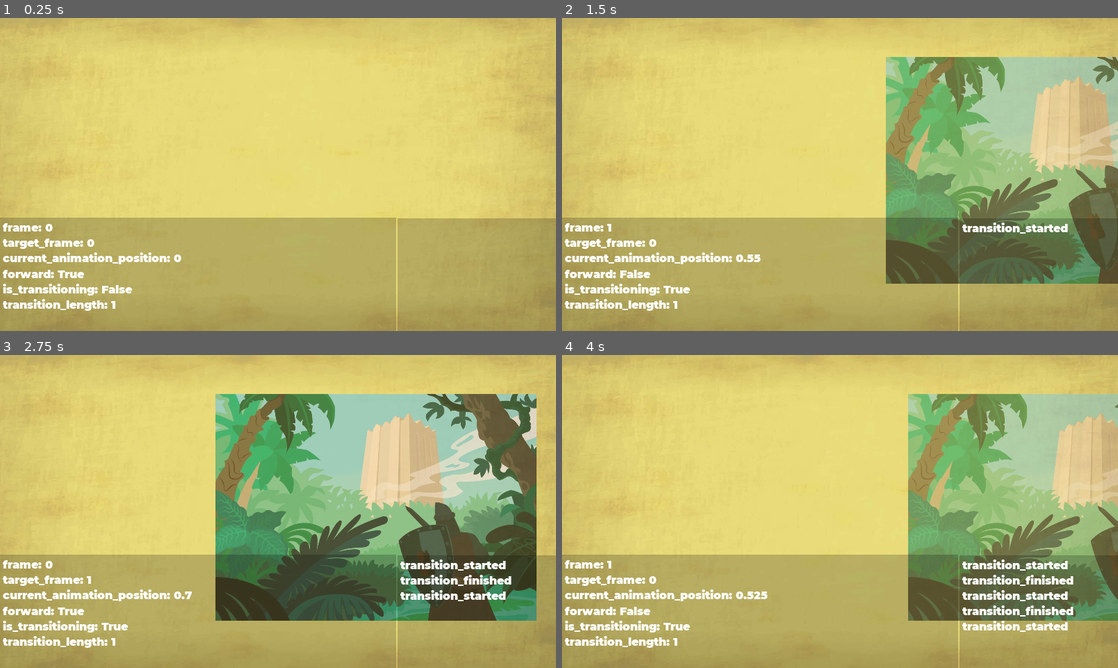
Above: before the commit, frames 1-4 (two rows, left to right).
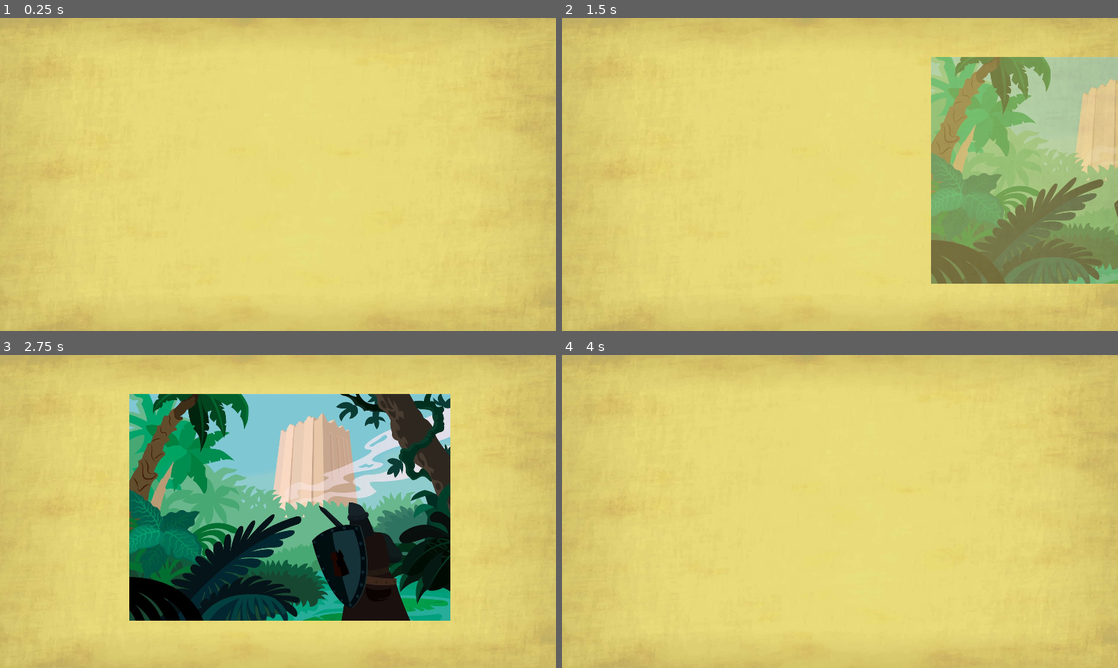
Above: after the commit, the same moments.

Repository: noidexe/godotinteractivecomicplugin
Game: Godot game, scene res://intcom/scenes/Comic.tscn
Same seed, same stepped clock (60 frames per second), same inputs: the game is played once before the commit and once after it. The project has no main scene, so this scene is started directly.
Inputs:
- Up to frame 1 (0.25 s): no input
- Up to frame 2 (1.5 s): tap Enter at 0.5 s; hold Right (ui_right) 0.53-1.28 s; hold Left (ui_left) from 1.28 s (still down)
- Up to frame 3 (2.75 s): release Left (ui_left) at 2.03 s; hold Right (ui_right) from 2.03 s (still down)
- Up to frame 4 (4 s): tap Space at 3.5 s; release Right (ui_right) at 3.53 s; hold Left (ui_left) from 3.53 s (still down)

The runs differ from the first frame. In frame 1, 36% of the frame differs, in the area x 0-100%, y 63-100%; in frame 2, 51%; in frame 3, 73%, in the area x 0-100%, y 12-100%; in frame 4, 55%.
Error after the commit: Invalid call. Nonexistent function 'has_script_signal' in base 'Nil'. (res://intcom/debug/PropertyViewer.gd:65)

Commit message:
subtransitions wip

Diff:
--- a/src/intcom/scenes/Comic.tscn
+++ b/src/intcom/scenes/Comic.tscn
@@ -11,6 +11,8 @@
 [ext_resource path="res://demo/images/1-1.jpg" type="Texture" id=9]
 [ext_resource path="res://intcom/scripts/Transition.gd" type="Script" id=10]
 [ext_resource path="res://intcom/debug/PropertyViewer.tscn" type="PackedScene" id=11]
+[ext_resource path="res://intcom/scenes/Panel.tscn" type="PackedScene" id=12]
+[ext_resource path="res://intcom/scenes/Panel2.tscn" type="PackedScene" id=13]
 
 [sub_resource type="Animation" id=1]
 resource_name = "transitions"
@@ -238,10 +240,70 @@
 tracks/18/imported = false
 tracks/18/enabled = true
 tracks/18/keys = {
-"times": PoolRealArray( 0, 1, 4, 5 ),
-"transitions": PoolRealArray( 1, 1, 1, 1 ),
-"update": 0,
-"values": [ 1.0, 0.4, 2.0, 0.5 ]
+"times": PoolRealArray( 1, 4, 5 ),
+"transitions": PoolRealArray( 1, 1, 1 ),
+"update": 0,
+"values": [ 0.4, 2.0, 0.5 ]
+}
+tracks/19/type = "value"
+tracks/19/path = NodePath("P6:position")
+tracks/19/interp = 1
+tracks/19/loop_wrap = true
+tracks/19/imported = false
+tracks/19/enabled = true
+tracks/19/keys = {
+"times": PoolRealArray( 0, 5, 6 ),
+"transitions": PoolRealArray( 1, -2, 1 ),
+"update": 0,
+"values": [ Vector2( 447.142, 1117.85 ), Vector2( 447.142, 1117.85 ), Vector2( 447.142, 152.219 ) ]
+}
+tracks/20/type = "value"
+tracks/20/path = NodePath("P6:modulate")
+tracks/20/interp = 1
+tracks/20/loop_wrap = true
+tracks/20/imported = false
+tracks/20/enabled = true
+tracks/20/keys = {
+"times": PoolRealArray( 0, 5, 5.5 ),
+"transitions": PoolRealArray( 1, 1, 1 ),
+"update": 0,
+"values": [ Color( 1, 1, 1, 0 ), Color( 1, 1, 1, 0 ), Color( 1, 1, 1, 1 ) ]
+}
+tracks/21/type = "value"
+tracks/21/path = NodePath(".:subtransition_target")
+tracks/21/interp = 1
+tracks/21/loop_wrap = true
+tracks/21/imported = false
+tracks/21/enabled = false
+tracks/21/keys = {
+"times": PoolRealArray( 2, 6 ),
+"transitions": PoolRealArray( 1, 1 ),
+"update": 1,
+"values": [ NodePath("P2"), NodePath("P6") ]
+}
+tracks/22/type = "value"
+tracks/22/path = NodePath("P2:position")
+tracks/22/interp = 1
+tracks/22/loop_wrap = true
+tracks/22/imported = false
+tracks/22/enabled = true
+tracks/22/keys = {
+"times": PoolRealArray( 0, 1.5, 2, 4, 4.3, 4.5, 5, 6 ),
+"transitions": PoolRealArray( -2, -2, 1, -2, -2, 1, -2, 1 ),
+"update": 0,
+"values": [ Vector2( 2041.05, 243.139 ), Vector2( 2041.05, 243.139 ), Vector2( 447.79, 243.139 ), Vector2( 447.79, 243.139 ), Vector2( 447.79, 18.1195 ), Vector2( 447.79, -270.328 ), Vector2( 447.79, -270.328 ), Vector2( 447.79, -1107.54 ) ]
+}
+tracks/23/type = "value"
+tracks/23/path = NodePath("P2:modulate")
+tracks/23/interp = 1
+tracks/23/loop_wrap = true
+tracks/23/imported = false
+tracks/23/enabled = true
+tracks/23/keys = {
+"times": PoolRealArray( 0, 1, 2 ),
+"transitions": PoolRealArray( 1, 1, 1 ),
+"update": 0,
+"values": [ Color( 1, 1, 1, 0 ), Color( 1, 1, 1, 0 ), Color( 1, 1, 1, 1 ) ]
 }
 
 [node name="Comic" type="Position2D"]
@@ -264,43 +326,60 @@
 playback_process_mode = 0
 anims/transitions = SubResource( 1 )
 script = ExtResource( 10 )
-transition_length = 2.0
+transition_length = 0.4
 
 [node name="keyboard" type="Node" parent="."]
 script = ExtResource( 1 )
 
 [node name="1-1" type="Sprite" parent="."]
-position = Vector2( 1000.21, -185.014 )
+modulate = Color( 1, 1, 1, 0 )
+position = Vector2( 2658.27, 525.581 )
 texture = ExtResource( 9 )
 
 [node name="1-2" type="Sprite" parent="."]
-position = Vector2( 629.924, 436.024 )
+visible = false
+modulate = Color( 1, 1, 1, 0 )
+position = Vector2( 2131.75, 436.024 )
 texture = ExtResource( 8 )
 __meta__ = {
 "_editor_description_": "aa"
 }
 
 [node name="1-3" type="Sprite" parent="."]
-position = Vector2( 957.142, 433.644 )
+modulate = Color( 1, 1, 1, 0 )
+position = Vector2( 2202.87, 433.644 )
 texture = ExtResource( 3 )
 
 [node name="1-4" type="Sprite" parent="."]
-position = Vector2( 1324.54, 436.204 )
+modulate = Color( 1, 1, 1, 0 )
+position = Vector2( 2327.44, 436.204 )
 texture = ExtResource( 7 )
 
 [node name="1-5" type="Sprite" parent="."]
-modulate = Color( 0, 0, 0, 1 )
-position = Vector2( 988.713, 1529.32 )
+modulate = Color( 1, 1, 1, 0 )
+position = Vector2( 956.423, 1565.55 )
 scale = Vector2( 1.99893, 1.99893 )
 texture = ExtResource( 4 )
 
 [node name="1-6" type="Sprite" parent="."]
-modulate = Color( 1, 1, 1, 0 )
-position = Vector2( 989.745, 1576.85 )
+visible = false
+modulate = Color( 1, 1, 1, 0 )
+position = Vector2( 955.88, 1546.37 )
 scale = Vector2( 2.06332, 2.06332 )
 texture = ExtResource( 5 )
 
+[node name="P6" parent="." instance=ExtResource( 12 )]
+modulate = Color( 1, 1, 1, 0 )
+position = Vector2( 447.142, 1117.85 )
+scale = Vector2( 2.09318, 2.09318 )
+
 [node name="debug" parent="." instance=ExtResource( 11 )]
 path_to_node = NodePath("../transitions")
-properties = [ "frame", "target_frame", "current_animation_position", "forward", "is_transitioning", "transition_length" ]
-signals = [ "transition_started", "transition_finished" ]
+properties = [ "frame", "target_frame", "current_animation_position", "forward", "is_transitioning", "transition_length", "at_start", "at_end" ]
+signals = [ "transition_started", "transition_finished", "frame_reached" ]
+enabled = false
+
+[node name="P2" parent="." instance=ExtResource( 13 )]
+modulate = Color( 1, 1, 1, 0 )
+position = Vector2( 2041.05, 243.139 )
+[connection signal="frame_reached" from="transitions" to="." method="_on_transitions_frame_reached"]
--- /dev/null
+++ b/src/intcom/scenes/Panel.tscn
@@ -0,0 +1,69 @@
+[gd_scene load_steps=5 format=2]
+
+[ext_resource path="res://demo/images/1-6.jpg" type="Texture" id=5]
+[ext_resource path="res://intcom/scripts/Comic.gd" type="Script" id=9]
+[ext_resource path="res://intcom/scripts/Transition.gd" type="Script" id=11]
+
+[sub_resource type="Animation" id=1]
+resource_name = "transitions"
+length = 2.0
+step = 1.0
+tracks/0/type = "value"
+tracks/0/path = NodePath("narrative:modulate")
+tracks/0/interp = 1
+tracks/0/loop_wrap = true
+tracks/0/imported = false
+tracks/0/enabled = true
+tracks/0/keys = {
+"times": PoolRealArray( 0, 1 ),
+"transitions": PoolRealArray( 1, 1 ),
+"update": 0,
+"values": [ Color( 1, 1, 1, 0 ), Color( 1, 1, 1, 1 ) ]
+}
+tracks/1/type = "value"
+tracks/1/path = NodePath("ballon:modulate")
+tracks/1/interp = 1
+tracks/1/loop_wrap = true
+tracks/1/imported = false
+tracks/1/enabled = true
+tracks/1/keys = {
+"times": PoolRealArray( 0, 1, 2 ),
+"transitions": PoolRealArray( 1, 1, 1 ),
+"update": 0,
+"values": [ Color( 1, 1, 1, 0 ), Color( 1, 1, 1, 0 ), Color( 1, 1, 1, 1 ) ]
+}
+tracks/2/type = "value"
+tracks/2/path = NodePath("transitions:transition_length")
+tracks/2/interp = 1
+tracks/2/loop_wrap = true
+tracks/2/imported = false
+tracks/2/enabled = true
+tracks/2/keys = {
+"times": PoolRealArray( 0, 1 ),
+"transitions": PoolRealArray( 1, 1 ),
+"update": 1,
+"values": [ 0.4, 0.2 ]
+}
+
+[node name="Panel" type="Position2D"]
+script = ExtResource( 9 )
+
+[node name="transitions" type="AnimationPlayer" parent="."]
+autoplay = "transitions"
+playback_process_mode = 0
+anims/transitions = SubResource( 1 )
+script = ExtResource( 11 )
+
+[node name="1-6" type="Sprite" parent="."]
+texture = ExtResource( 5 )
+centered = false
+
+[node name="narrative" type="Polygon2D" parent="."]
+modulate = Color( 1, 1, 1, 0 )
+color = Color( 0.905882, 0.890196, 0.490196, 1 )
+polygon = PoolVector2Array( 27, 25, 27, 86, 190, 91, 184, 25 )
+
+[node name="ballon" type="Polygon2D" parent="."]
+modulate = Color( 1, 1, 1, 0 )
+position = Vector2( -68, -1 )
+polygon = PoolVector2Array( 385, 328, 384, 390, 519, 391, 518, 323, 446, 327, 391, 305, 427, 332 )
--- /dev/null
+++ b/src/intcom/scenes/Panel2.tscn
@@ -0,0 +1,46 @@
+[gd_scene load_steps=6 format=2]
+
+[ext_resource path="res://demo/images/1-2.jpg" type="Texture" id=1]
+[ext_resource path="res://intcom/scripts/Comic.gd" type="Script" id=2]
+[ext_resource path="res://intcom/scripts/Transition.gd" type="Script" id=3]
+[ext_resource path="res://intcom/debug/PropertyViewer.tscn" type="PackedScene" id=4]
+
+[sub_resource type="Animation" id=1]
+resource_name = "transitions"
+step = 1.0
+tracks/0/type = "value"
+tracks/0/path = NodePath("balloon:modulate")
+tracks/0/interp = 1
+tracks/0/loop_wrap = true
+tracks/0/imported = false
+tracks/0/enabled = true
+tracks/0/keys = {
+"times": PoolRealArray( 0, 1 ),
+"transitions": PoolRealArray( 1, 1 ),
+"update": 0,
+"values": [ Color( 1, 1, 1, 0 ), Color( 1, 1, 1, 1 ) ]
+}
+
+[node name="Panel2" type="Position2D"]
+script = ExtResource( 2 )
+
+[node name="transitions" type="AnimationPlayer" parent="."]
+autoplay = "transitions"
+playback_process_mode = 0
+anims/transitions = SubResource( 1 )
+script = ExtResource( 3 )
+transition_length = 0.2
+
+[node name="1-2" type="Sprite" parent="."]
+texture = ExtResource( 1 )
+centered = false
+
+[node name="balloon" type="Polygon2D" parent="."]
+modulate = Color( 1, 1, 1, 0 )
+polygon = PoolVector2Array( 46, 70, 23, 105, 61, 143, 178, 144, 208, 107, 177, 65, 134, 61, 158, 26, 115, 58 )
+
+[node name="debug" parent="." instance=ExtResource( 4 )]
+path_to_node = NodePath("../transitions")
+properties = [ "frame", "target_frame", "current_animation_position", "forward", "is_transitioning", "transition_length", "at_start", "at_end" ]
+signals = [ "transition_started", "transition_finished", "frame_reached" ]
+enabled = false
--- a/src/intcom/scripts/Comic.gd
+++ b/src/intcom/scripts/Comic.gd
@@ -3,19 +3,28 @@
 onready var transitions = $transitions
 var is_transitioning = false
 
+export(NodePath) var subtransition_target = NodePath()
+
 func show_next():
-	#if is_transitioning:
-	#	return
 	.show_next()
-	transitions.next()
-	#transitions.play(str(current))
+	if subtransition_target and get_node(subtransition_target).transitions.at_end:
+		subtransition_target = NodePath()
+	if not subtransition_target.is_empty() and not get_node(subtransition_target).transitions.at_end:
+		get_node(subtransition_target).show_next()
+	else:
+		transitions.next()
+	print(subtransition_target)
+
 
 func show_previous():
-	#if is_transitioning:
-	#	return
-	#transitions.play_backwards(str(current))
-	transitions.back()
 	.show_previous()
+	if subtransition_target and get_node(subtransition_target).transitions.at_start:
+		subtransition_target = NodePath()
+	if not subtransition_target.is_empty() and not get_node(subtransition_target).transitions.at_start:
+		get_node(subtransition_target).show_previous()
+	else:
+		transitions.back()
+	print(subtransition_target)
 
 
 func _on_transitions_animation_started(anim_name):
@@ -36,3 +45,8 @@
 
 func update_parallax(_motion:Vector2):
 	push_warning("Parallax motion unimplemented")
+
+
+func _on_transitions_frame_reached(cur, prev):
+	print(transitions.subtransitions.get(cur, NodePath()))
+	subtransition_target = transitions.subtransitions.get(cur, NodePath())
--- a/src/intcom/scripts/Transition.gd
+++ b/src/intcom/scripts/Transition.gd
@@ -7,16 +7,25 @@
 var is_transitioning = false
 export var transition_length := 0.4
 
+var at_start = true
+var at_end = false
+
 signal transition_started()
 signal transition_finished()
+signal frame_reached(cur, prev)
+
+var subtransitions = Dictionary()
 
 # Called when the node enters the scene tree for the first time.
 func _ready():
 	playback_process_mode = AnimationPlayer.ANIMATION_PROCESS_MANUAL
 	_fix_backwards_transition_length()
+	subtransitions = _get_subtransitions()
+	print(subtransitions)
 	pass # Replace with function body.
 
 func _process(delta):
+	var prev_frame = frame
 	# Calculate speedup
 	# If we are within the same frame it advances at normal speed
 	# If we are more than one frame ahead/behind, it advances by the square of that
@@ -27,31 +36,57 @@
 		advance(delta)
 		if current_animation_position > target_frame:
 			seek(target_frame, true)
+# warning-ignore:narrowing_conversion
 		frame = floor(current_animation_position)
 	else:
 		advance(-delta)
 		if current_animation_position < target_frame:
 			seek(target_frame, true)
+# warning-ignore:narrowing_conversion
 		frame = ceil(current_animation_position)
+	if frame != prev_frame:
+		emit_signal("frame_reached", frame, prev_frame)
 	_update_is_transitioning()
 	playback_speed = 1.0 / transition_length
 
 func next():
+# warning-ignore:narrowing_conversion
+	#target_frame = min(target_frame+1, int(current_animation_length))
+	if forward and is_transitioning:
+		seek(target_frame, true)
+		return
+	target_frame += 1
+	if target_frame > int(current_animation_length):
+		target_frame = int(current_animation_length)
+		seek(target_frame, true)
+		at_start = false
+		at_end = true
 	forward = true
-	target_frame = min(target_frame+1, int(current_animation_length))
-	pass
 
 func back():
+# warning-ignore:narrowing_conversion
+	#target_frame = max(target_frame-1,0)
+	if not forward and is_transitioning:
+		seek(target_frame, true)
+		return
+	target_frame -= 1
+	if target_frame < 0:
+		target_frame = 0
+		seek(target_frame, true)
+		at_start = true
+		at_end = false
 	forward = false
-	target_frame = max(target_frame-1,0)
-	pass
 
 func _update_is_transitioning():
 	if is_transitioning and frame == target_frame:
 		is_transitioning = false
 		emit_signal("transition_finished")
+		at_start = frame == 0
+		at_end = frame == int(current_animation_length)
 	if not is_transitioning and frame != target_frame:
 		is_transitioning = true
+		at_start = false
+		at_end = false
 		emit_signal("transition_started")
 
 func _fix_backwards_transition_length():
@@ -68,4 +103,16 @@
 		backwards_keys.append([time,value])
 	for key in backwards_keys:
 		anim.track_insert_key(track,key[0],key[1])
-	print(backwards_keys)
+
+func _get_subtransitions() -> Dictionary:
+	var ret = Dictionary()
+	var anim : Animation = get_animation("transitions")
+	var track = anim.find_track(".:subtransition_target")
+	if track == -1:
+		return ret
+	var key_count = anim.track_get_key_count(track)
+	for i in key_count:
+		var time = int(anim.track_get_key_time(track, i))
+		var value = anim.track_get_key_value(track, i)
+		ret[time] = value
+	return ret
Not shown: 1 places in src/intcom/scenes/Comic.tscn that only renumber resources
